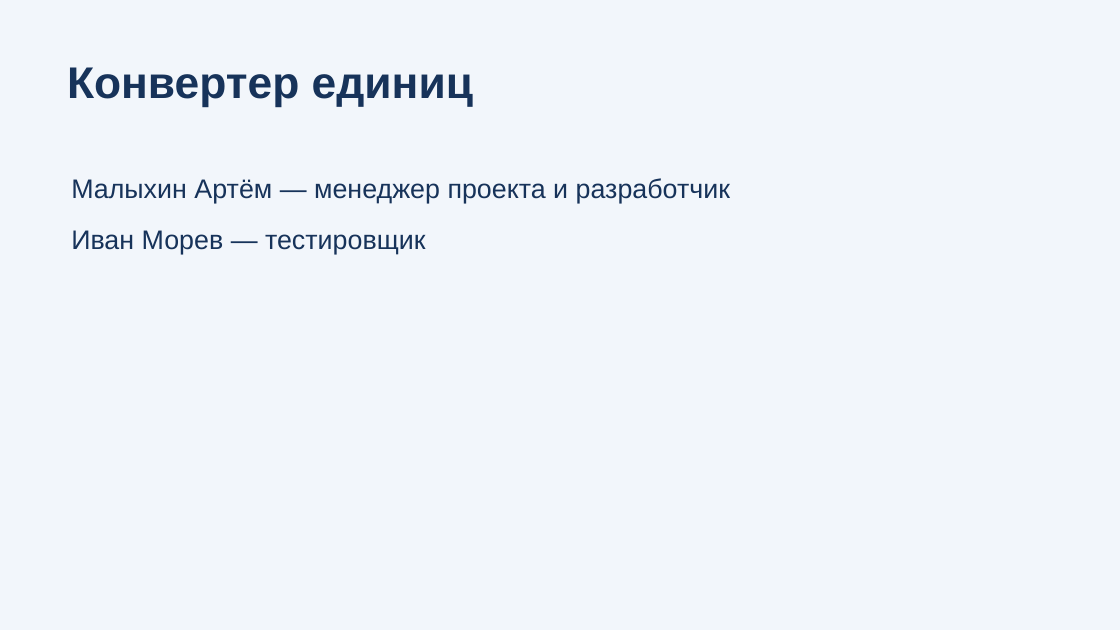
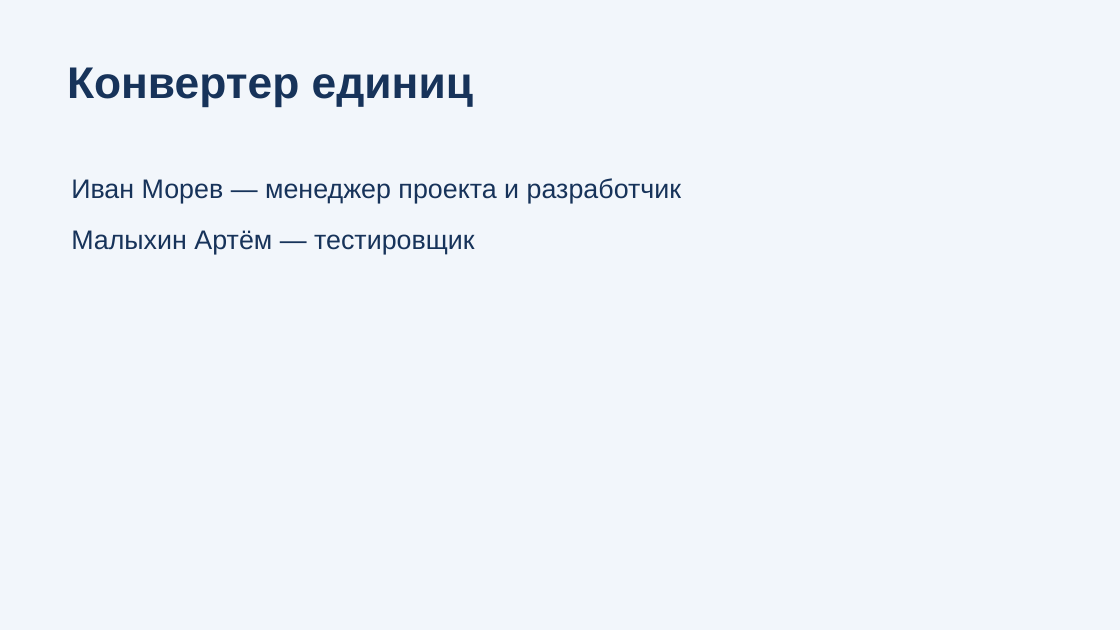
Before and after one commit to ArtikM1106/python-unit-converter, a slide deck: slide 1 of presentation.pptx. Drawn at 1120x630 pixels with LibreOffice and Linux fonts; fonts in the diff are those of the drawing. Boxes give left, top, right and bottom in pixels: in the first picture for what was removed or moved away, otherwise in the second. Text is boxed around its words. In the diff, an @@ line names an element or a change of style, - is before the commit and + after.

```diff
--- a/presentation.pptx
+++ b/presentation.pptx
@@ text at [71,178,681,254]: text changed @@
-Малыхин Артём — менеджер проекта и разработчик
-Иван Морев — тестировщик
+Иван Морев — менеджер проекта и разработчик
+Малыхин Артём — тестировщик
```
Also in this commit, not shown: 1 other file.
